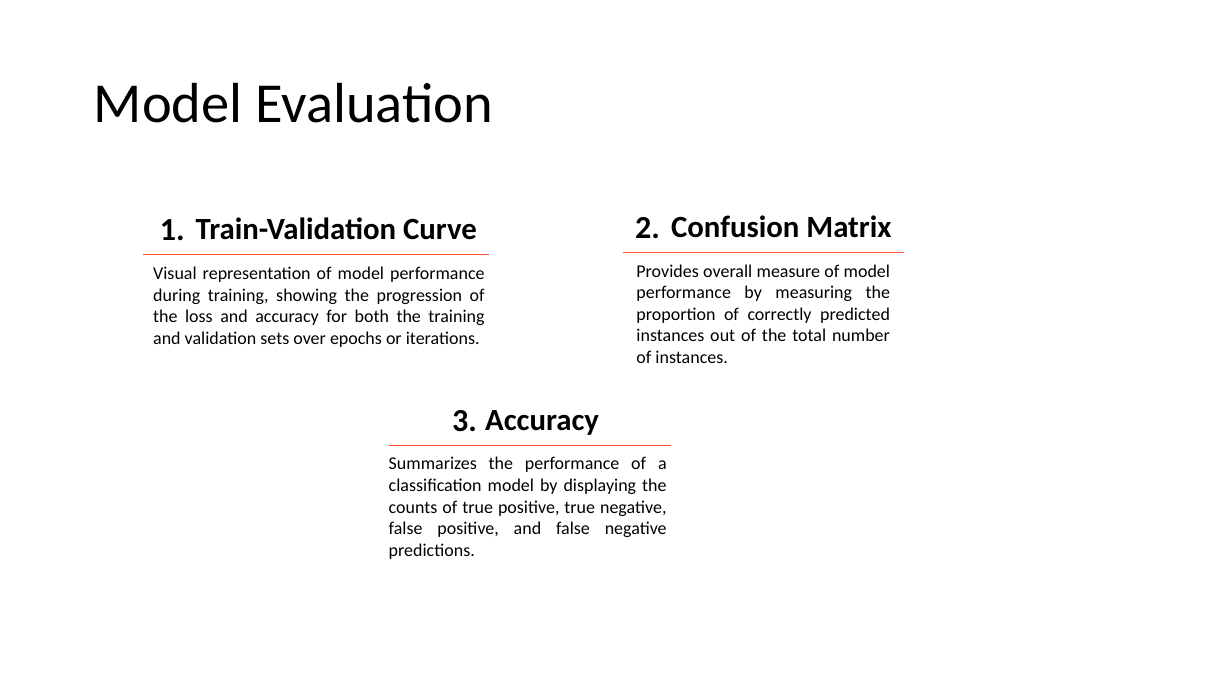
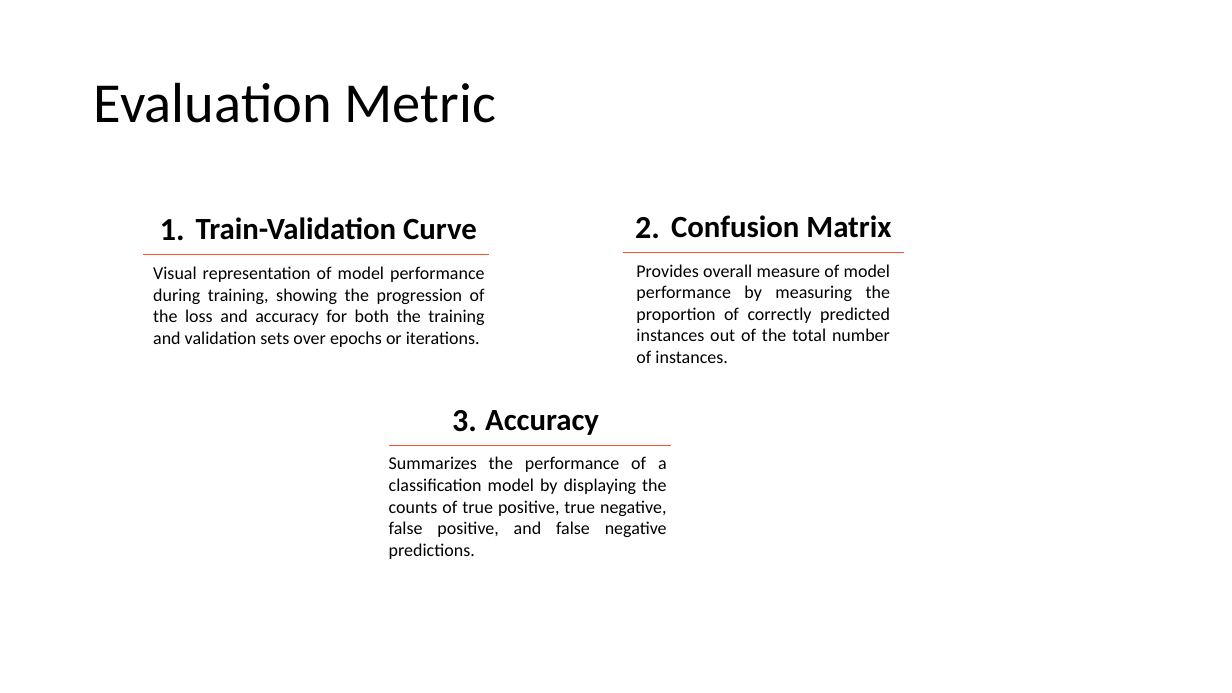
Before and after one commit to satria-ui/TugasAkhir2023, a slide deck: slide 10 of Submit Sidang/05111942000001-Adam Satria Adidarma-Presentasi TA.pptx. Drawn at 1232x693 pixels with LibreOffice and Linux fonts; fonts in the diff are those of the drawing; background and template pictures are left out. Boxes give left, top, right and bottom in pixels: in the first picture for what was removed or moved away, otherwise in the second. Text is boxed around its words. In the diff, an @@ line names an element or a change of style, - is before the commit and + after.

```diff
--- a/Submit Sidang/05111942000001-Adam Satria Adidarma-Presentasi TA.pptx
+++ b/Submit Sidang/05111942000001-Adam Satria Adidarma-Presentasi TA.pptx
@@ title at [94,82,496,123]: text changed @@
-Model Evaluation
+Evaluation Metric
```
Also in this commit, not shown: 3 other slides changed, 7 other files.
